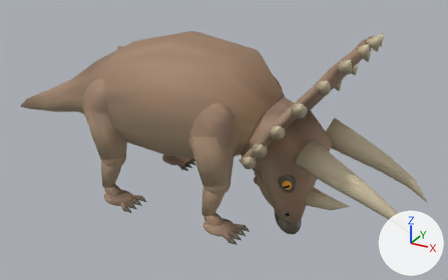
The Blender file Assets/Source/Dinosaurs/Trike.blend: old version first, new version second.
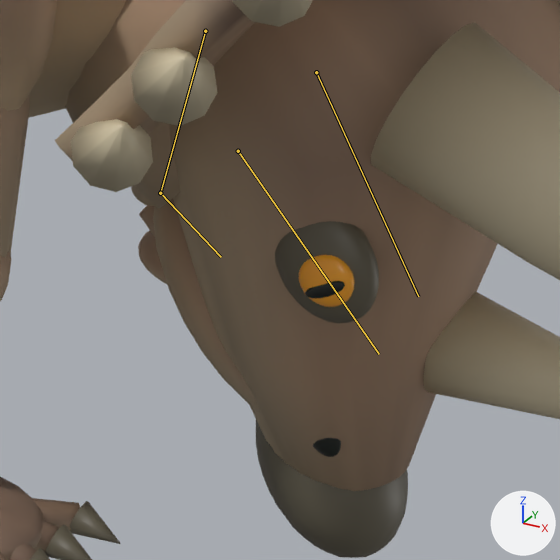
Each version appears first whole from a camera (50 mm lens) standing at (587.0, -936.0, 600.0) and looking at (63.0, 16.0, 124.0), and next in a close-up on the part from 51% to 73% of the width and 48% to 84% of the height. The axes (+X, +Y, +Z) are drawn at lower right. The lights are the same throughout. The last two pictures show the newer version. Both versions are drawn at frame 4 of the action 'Trike_Eat'; the numbers are the values there. The bones that change, and the others that lie on the model, are drawn over the model as lines in the close-ups.

The first close-up shows 'SK_Trike'.
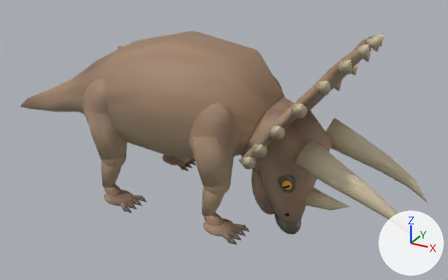
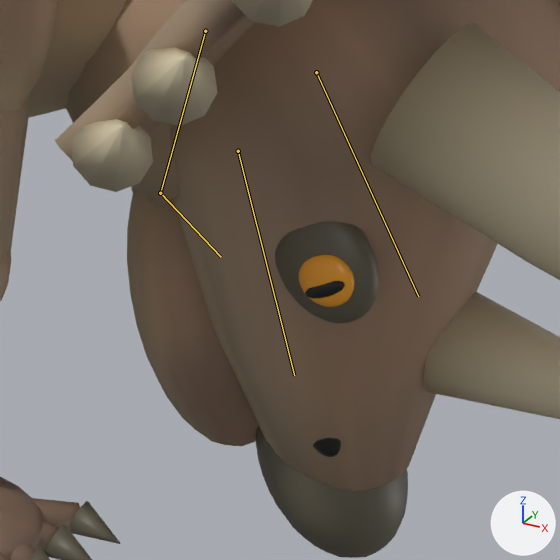
Edits to the scene script, one JSON object a line:
```json
{"block": "bone_jaw", "where": "bone_jaw = bpy.data.objects['Rig_Trike'].pose.bones['jaw']  # child of 'head'"}
{"op": "set", "path": "bone_jaw.rotation_euler", "old": "(0.209, 0.0, 0.0)", "new": "(-0.209, 0.0, 0.0)", "note": "degrees (12, 0, 0) -> degrees (-12, 0, 0)"}
```

Pixel boxes (x1, y1, x2, y2) of what changed, in the close-ups (560 x 560 px):
```json
{"object": "SK_Trike", "change": "posed", "before": [0, 0, 560, 560], "after": [0, 0, 560, 560]}
{"bone": "jaw", "before": "(238, 151) to (379, 354)", "after": "(238, 151) to (294, 375)"}
```
